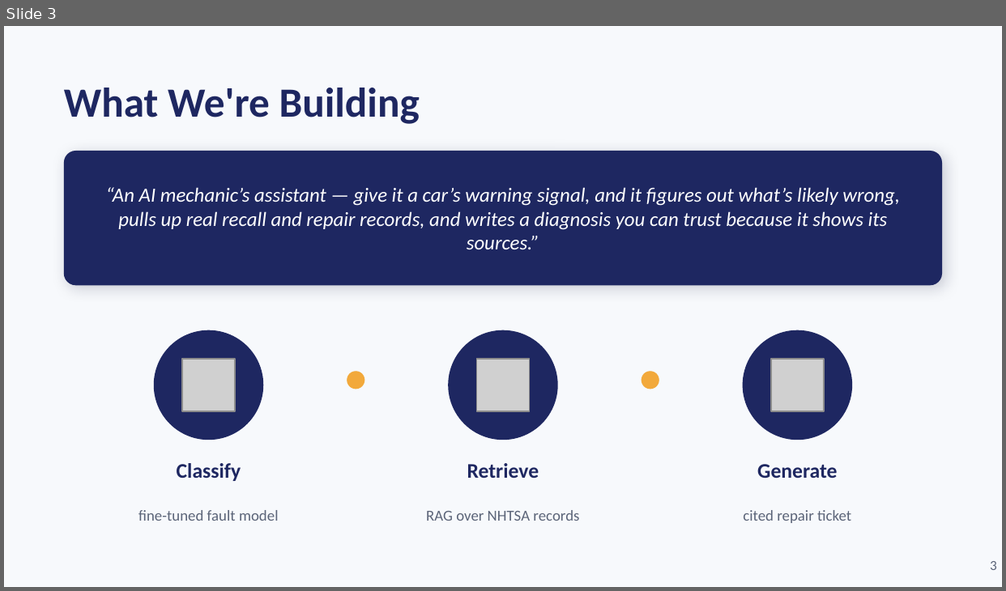
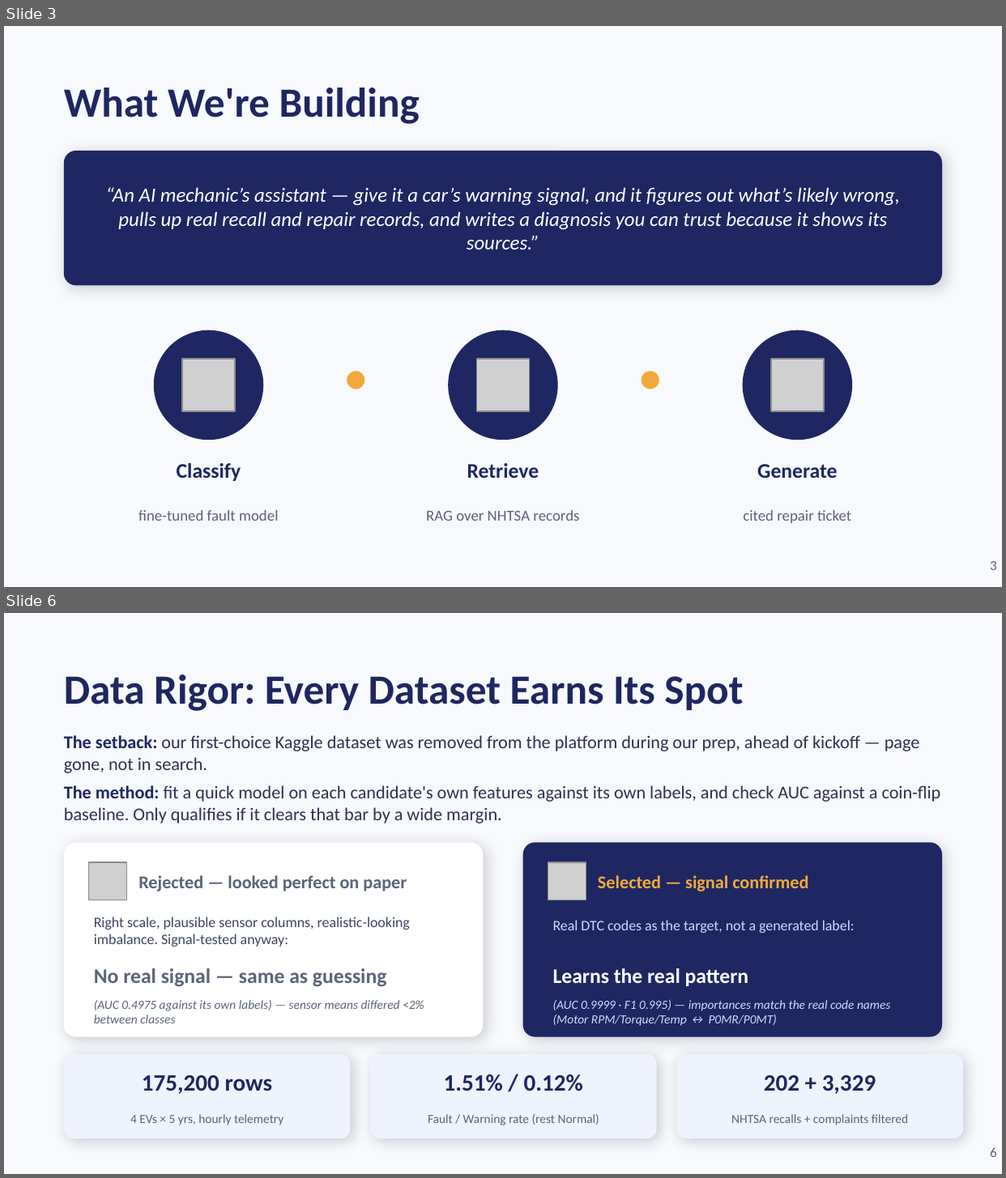
Before and after one commit to harshavardhanratnala-hvr/agentic-ai-vehicle-fault-diagnosis-and-repair-copilot, a slide deck: slides/Capstone_Pitch_Deck.pptx. Shown one above the other, each under a label of ours: slide 3 before the commit, slides 3 and 6 after it; the slides between them are not shown. The pictures are 1006x591 and 1006x1178 pixels, drawn with LibreOffice and Linux fonts; fonts in the diff are those of the drawing; grey boxes stand for pictures. Boxes give left, top, right and bottom in pixels: in the first picture for what was removed or moved away, otherwise in the second. Text is boxed around its words. In the diff, an @@ line names an element or a change of style, - is before the commit and + after.

```diff
--- a/slides/Capstone_Pitch_Deck.pptx
+++ b/slides/Capstone_Pitch_Deck.pptx
@@ slide 6 added at (4,613,1002,1174), background #F7F9FC @@
@@ text added at (64,675,743,711), 30 pt, text #1E2761, bold @@
+Data Rigor: Every Dataset Earns Its Spot
@@ text added at (64,735,920,773), 13 pt, text #2B3350 @@
+The setback: our first-choice Kaggle dataset was removed from the platform during our prep, ahead of kickoff — page gone, not in search.
@@ text added at (64,786,941,824), 13 pt, text #2B3350 @@
+The method: fit a quick model on each candidate's own features against its own labels, and check AUC against a coin-flip baseline. Only qualifies if it clears that bar by a wide margin.
@@ rounded rectangle added at (64,842,483,1037), fill #FFFFFF @@
@@ rounded rectangle added at (523,842,942,1037), fill #1E2761 @@
@@ picture added at (89,862,127,901) @@
@@ text added at (138,875,407,892), 13 pt, text #5B6478, bold @@
+Rejected — looked perfect on paper
@@ picture added at (548,862,586,901) @@
@@ text added at (598,875,808,892), 13 pt, text #F2A93B, bold @@
+Selected — signal confirmed
@@ text added at (94,917,410,947), 10.5 pt, text #3D4560 @@
+Right scale, plausible sensor columns, realistic-looking imbalance. Signal-tested anyway:
@@ text added at (553,920,854,933), 10.5 pt, text #CADCFC @@
+Real DTC codes as the target, not a generated label:
@@ text added at (94,969,386,987), 15 pt, text #5B6478, bold @@
+No real signal — same as guessing
@@ text added at (553,969,749,986), 15 pt, text #FFFFFF, bold @@
+Learns the real pattern
@@ text added at (94,1000,424,1024), 9 pt, text #5B6478, italic @@
+(AUC 0.4975 against its own labels) — sensor means differed <2% between classes
@@ text added at (553,1000,890,1026), 9 pt, text #CADCFC, italic @@
+(AUC 0.9999 · F1 0.995) — importances match the real code names (Motor RPM/Torque/Temp ↔ P0MR/P0MT)
@@ rounded rectangle added at (64,1054,351,1139), fill #EEF3FD @@
@@ rounded rectangle added at (370,1054,657,1139), fill #EEF3FD @@
@@ rounded rectangle added at (676,1054,963,1139), fill #EEF3FD @@
@@ text added at (142,1076,273,1094), 17 pt, text #1E2761, bold @@
+175,200 rows
@@ text added at (444,1075,583,1092), 17 pt, text #1E2761, bold @@
+1.51% / 0.12%
@@ text added at (764,1076,876,1094), 17 pt, text #1E2761, bold @@
+202 + 3,329
@@ text added at (130,1114,283,1126), 9 pt, text #5B6478 @@
+4 EVs × 5 yrs, hourly telemetry
@@ text added at (428,1114,599,1126), 9 pt, text #5B6478 @@
+Fault / Warning rate (rest Normal)
@@ text added at (731,1114,908,1126), 9 pt, text #5B6478 @@
+NHTSA recalls + complaints filtered
@@ text added at (990,1148,997,1157), 10 pt, text #5B6478 @@
+6
```
Also in this commit, not shown: 5 slides changed, 2 other slides added, 6 other files.
